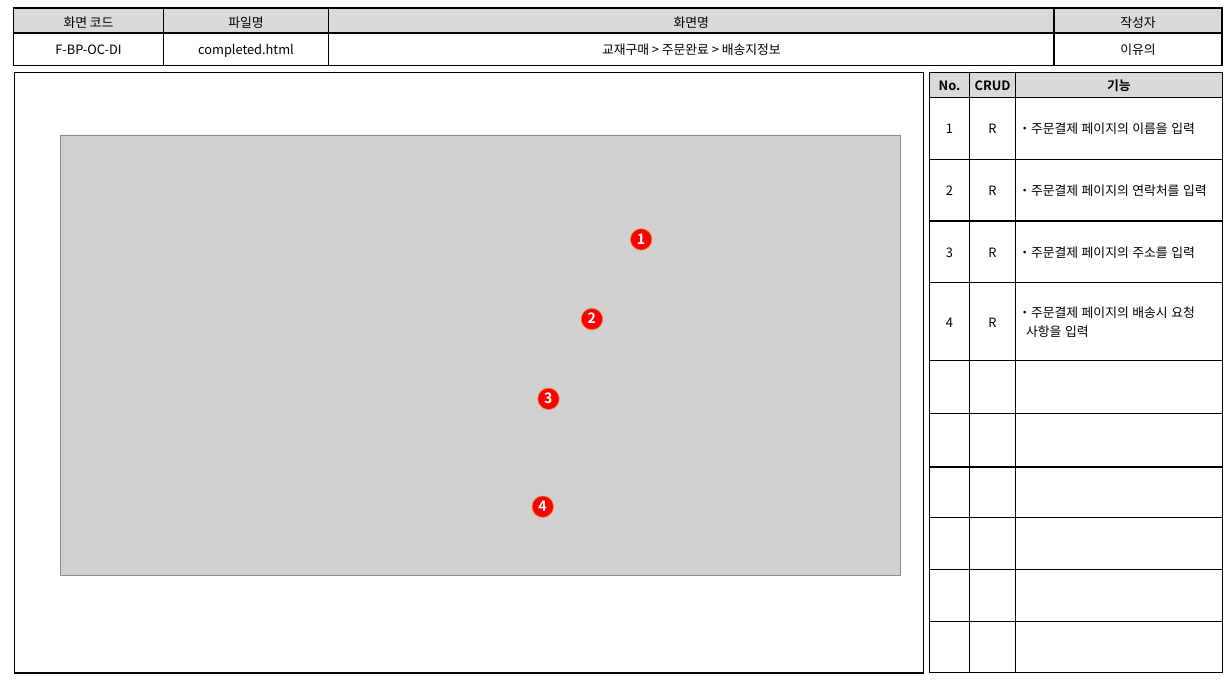
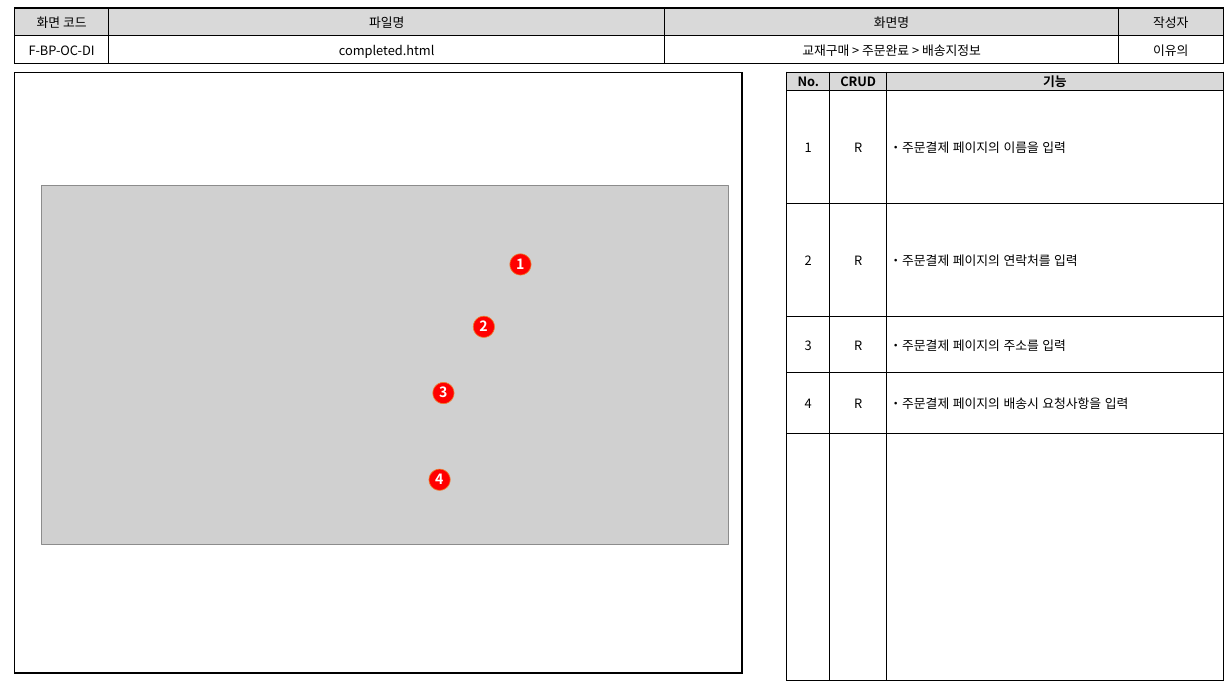
Before and after one commit to index506/cosmo6th_3thGroup, a slide deck: slide 8 of 3rd_Project/Category/Book/기능,화면,테스트 문서/3th_Project_화면 설계도(이유의).pptx. Drawn at 1232x693 pixels with LibreOffice and Linux fonts; fonts in the diff are those of the drawing; grey boxes stand for pictures. Boxes give left, top, right and bottom in pixels: in the first picture for what was removed or moved away, otherwise in the second. Text is boxed around its words. In the diff, an @@ line names an element or a change of style, - is before the commit and + after.

```diff
--- a/3rd_Project/Category/Book/기능,화면,테스트 문서/3th_Project_화면 설계도(이유의).pptx
+++ b/3rd_Project/Category/Book/기능,화면,테스트 문서/3th_Project_화면 설계도(이유의).pptx
@@ table: place and size @@
-table at (14,8,1223,66)
+table at (15,8,1224,62)
@@ rectangle: place and size @@
-rectangle at (15,72,924,673)
+rectangle at (15,72,743,673)
@@ table at (787,72,1223,674) @@
-row 5, column 3: ・주문결제 페이지의 배송시 요청 / 사항을 입력
+row 5, column 3: ・주문결제 페이지의 배송시 요청사항을 입력
-row 7:  |  | 
-row 8:  |  | 
-row 9:  |  | 
-row 10:  |  | 
-row 11:  |  | 
@@ table: place and size @@
-table at (930,72,1224,673)
+table at (787,72,1223,674)
@@ picture: place and size @@
-picture at (60,135,901,576)
+picture at (42,185,728,544)
@@ text "1": place and size @@
-text "1" at (637,233,645,244)
+text "1" at (516,258,524,269)
@@ ellipse: place and size @@
-ellipse at (630,229,652,250)
+ellipse at (510,254,531,275)
@@ text "2": place and size @@
-text "2" at (588,309,596,323)
+text "2" at (479,317,487,331)
@@ ellipse: place and size @@
-ellipse at (581,309,603,330)
+ellipse at (473,316,494,337)
@@ text "3": place and size @@
-text "3" at (544,389,552,403)
+text "3" at (439,383,447,397)
@@ ellipse: place and size @@
-ellipse at (538,388,559,409)
+ellipse at (433,383,454,404)
@@ text "4": place and size @@
-text "4" at (538,497,546,511)
+text "4" at (435,470,443,484)
@@ ellipse: place and size @@
-ellipse at (532,496,554,518)
+ellipse at (429,470,450,491)
```
Also in this commit, not shown: 8 other slides changed, 3 other files.
